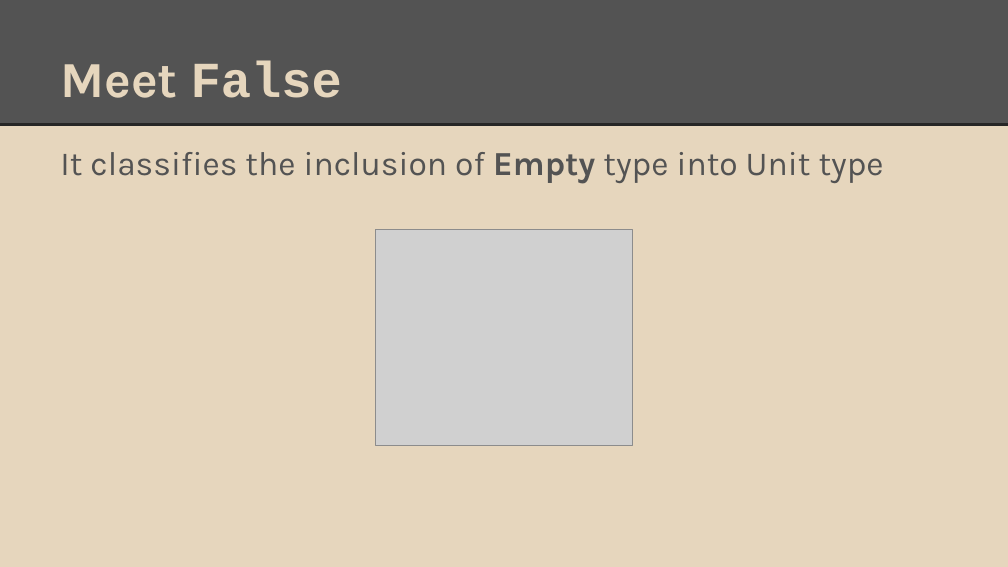
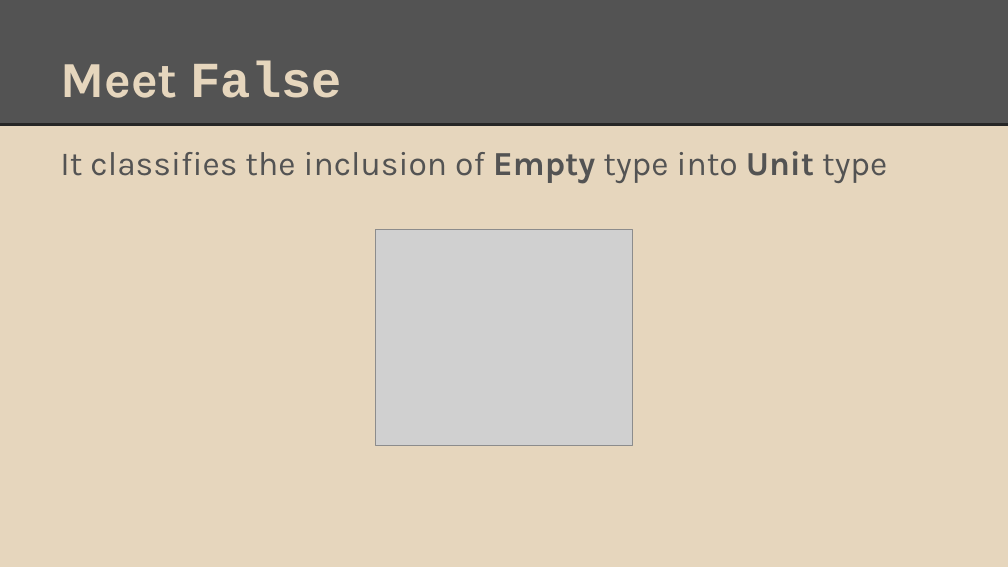
Before and after one commit to degoes-consulting/lambdaconf-2015, a slide deck: slide 24 of speakers/vpatryshev/intuitionistic-type-theory/IntroToIntuitionisticTypeTheory.pptx. Drawn at 1008x567 pixels with LibreOffice and Linux fonts; fonts in the diff are those of the drawing; grey boxes stand for pictures. Boxes give left, top, right and bottom in pixels: in the first picture for what was removed or moved away, otherwise in the second. Text is boxed around its words. In the diff, an @@ line names an element or a change of style, - is before the commit and + after.

```diff
--- a/speakers/vpatryshev/intuitionistic-type-theory/IntroToIntuitionisticTypeTheory.pptx
+++ b/speakers/vpatryshev/intuitionistic-type-theory/IntroToIntuitionisticTypeTheory.pptx
@@ text "It classifies the inclusion of ..." at (60, 151, 887, 184): bold on in "Unit" @@
```
Also in this commit, not shown: 7 other slides changed.
